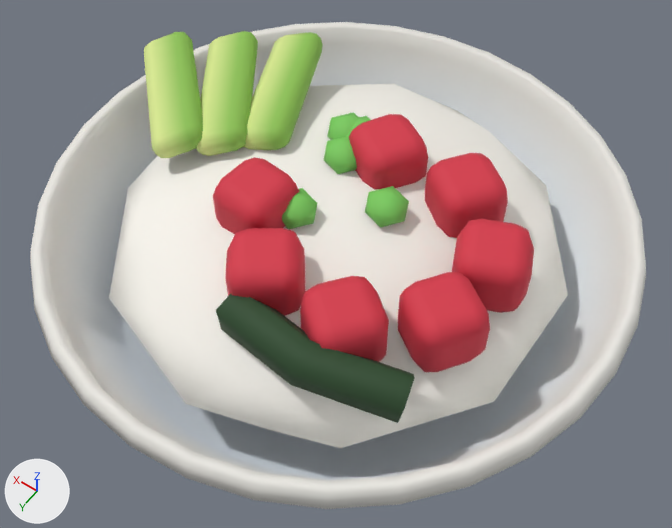
The glTF model game/assets/models/item_dish_ahi_poke.glb: old version first, new version second.
One viewpoint serves both versions: a 50 mm lens placed at (-0.122, 0.172, 0.311), pointed at (-0.001, 0.003, 0.044). Arrows for +X, +Y and +Z are at lower left; the lights stay in place. The picture after the commit comes second.

The scene before the commit, as lines of its bpy script (objects in view):
```python
me_item_dish_ahi_poke_main = bpy.data.meshes.new('item_dish_ahi_poke_main')
me_item_dish_ahi_poke_main.from_pydata(...)  # 967 vertices, 1856 faces; spans x -0.105..0.105, y -0.105..0.105, z 0.0..0.092
me_item_dish_ahi_poke_main.materials.append(mat_item_dish_ahi_poke_main)
ob_item_dish_ahi_poke_main = bpy.data.objects.new('item_dish_ahi_poke_main', me_item_dish_ahi_poke_main)
ob_item_dish_ahi_poke_main.location = (0.0, 0.0, 0.0)
```
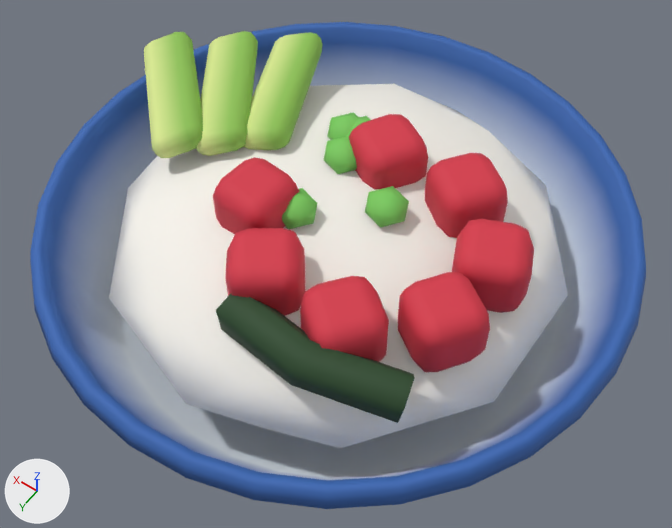
What differs and where, as boxes [x1, y1, x2, y2] in the pictures (672 x 528 px):
part 1 of me_item_dish_ahi_poke_main, recoloured (white to blue)
    both: [30, 22, 646, 509]

The change in detail:
me_item_dish_ahi_poke_main has 967 vertices, 1856 faces and spans x -0.105..0.105, y -0.105..0.105, z 0.0..0.092.
me_item_dish_ahi_poke_main is used by ob_item_dish_ahi_poke_main; location (0.0, 0.0, 0.0).
me_item_dish_ahi_poke_main part 1: 480 faces centred in x -0.104..0.104, y -0.104..0.104, z 0.0..0.07 are repainted in the vertex colours; the middle colour goes from white #ebeae4 to blue #3867b3.
